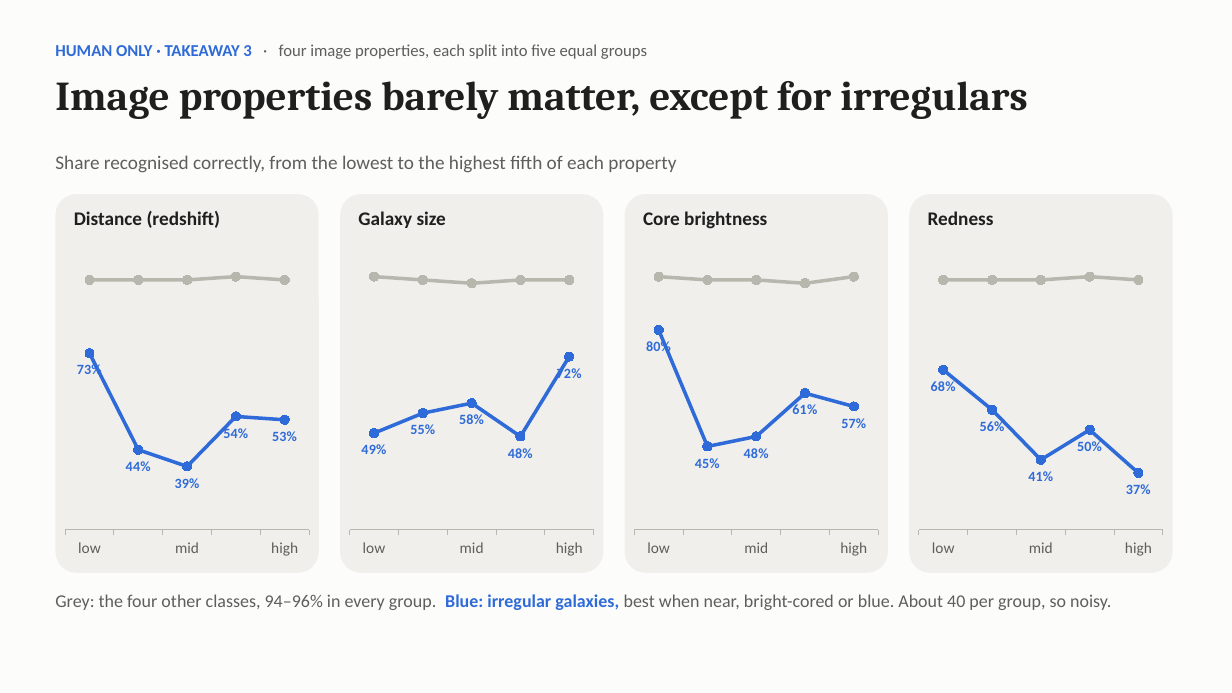
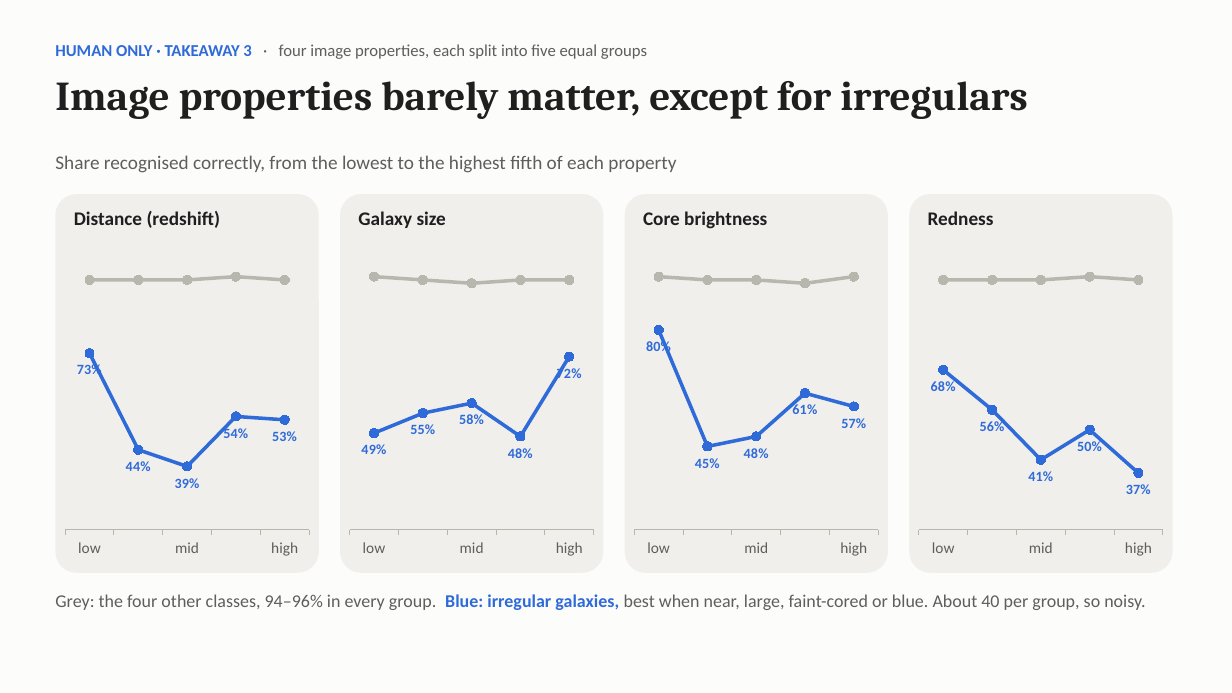
Before and after one commit to zsofiademjen21-lab/ai_and_visualization_two_dimensional_thinkers, a slide deck: slide 7 of presentation.pptx. Drawn at 1232x693 pixels with LibreOffice and Linux fonts; fonts in the diff are those of the drawing. Boxes give left, top, right and bottom in pixels: in the first picture for what was removed or moved away, otherwise in the second. Text is boxed around its words. In the diff, an @@ line names an element or a change of style, - is before the commit and + after.

```diff
--- a/presentation.pptx
+++ b/presentation.pptx
@@ text at (55, 594, 1145, 610): text changed @@
-Grey: the four other classes, 94–96% in every group. Blue: irregular galaxies, best when near, bright-cored or blue. About 40 per group, so noisy.
+Grey: the four other classes, 94–96% in every group. Blue: irregular galaxies, best when near, large, faint-cored or blue. About 40 per group, so noisy.
```
Also in this commit, not shown: 3 other slides changed, 1 other file.
